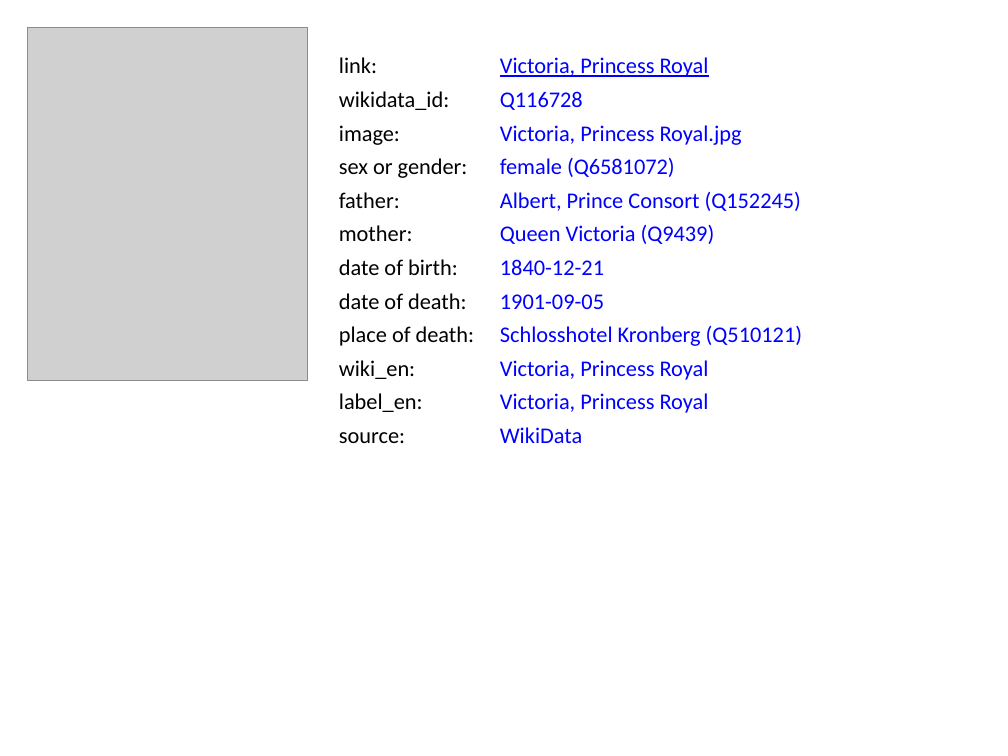
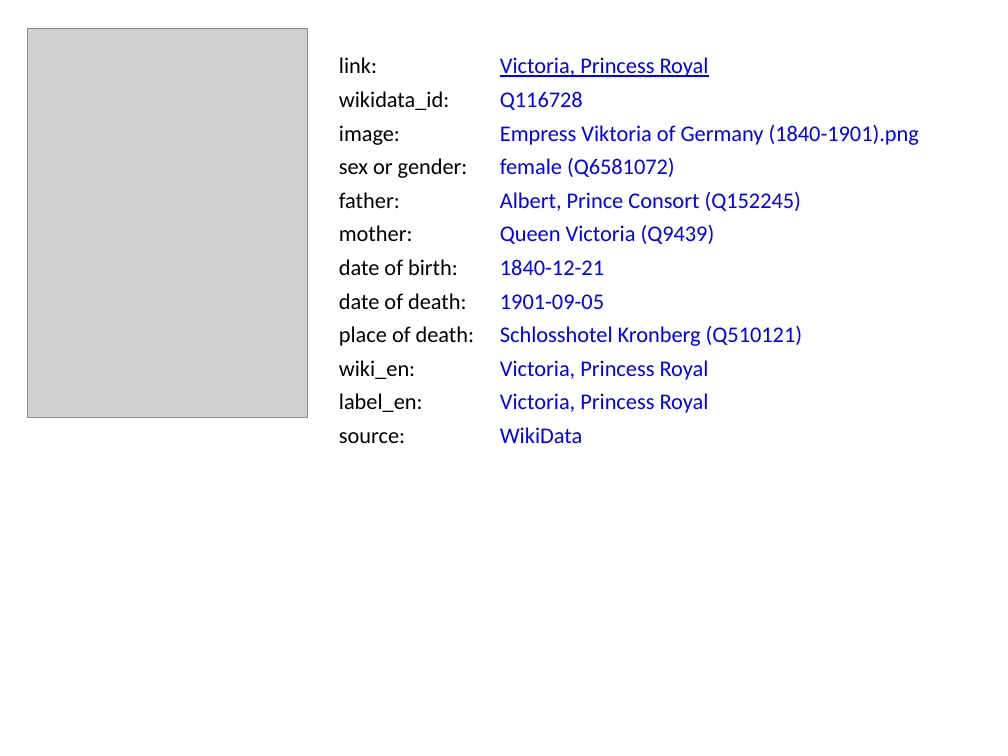
Before and after one commit to BITPlan/com.bitplan.simplegraph, a slide deck: slide 2 of simplegraph-powerpoint/QueenVictoria.pptx. Drawn at 1008x756 pixels with LibreOffice and Linux fonts; fonts in the diff are those of the drawing; grey boxes stand for pictures. Boxes give left, top, right and bottom in pixels: in the first picture for what was removed or moved away, otherwise in the second. Text is boxed around its words. In the diff, an @@ line names an element or a change of style, - is before the commit and + after.

```diff
--- a/simplegraph-powerpoint/QueenVictoria.pptx
+++ b/simplegraph-powerpoint/QueenVictoria.pptx
@@ picture: place and size @@
-picture at box(28, 28, 308, 381)
+picture at box(28, 28, 308, 417)
@@ text at box(500, 125, 919, 145): text changed @@
-Victoria, Princess Royal.jpg
+Empress Viktoria of Germany (1840-1901).png
```
Also in this commit, not shown: 3 other slides changed, 9 other files.
